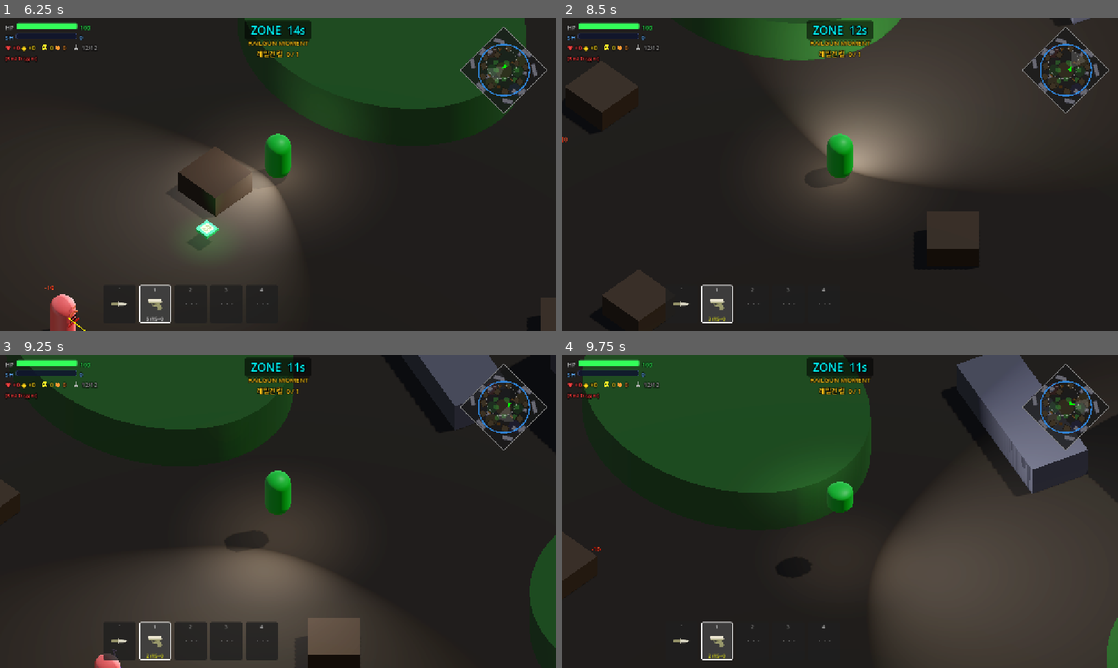
Above: before the commit, frames 1-4 (two rows, left to right).
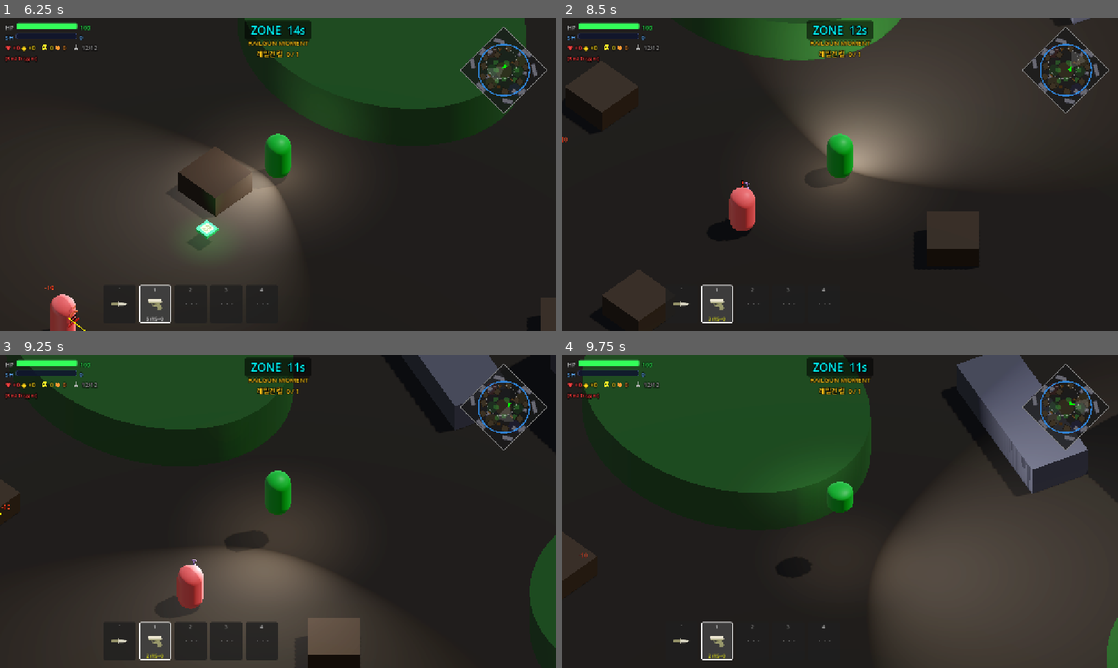
Above: after the commit, the same moments.

Repository: Kyulhee/battle-capsule
Game: Godot game, scene res://src/Main.tscn
Two runs of this game, one before a commit and one after it. Both use one fixed random seed, a clock stepped at 60 frames per second and the inputs below.
Inputs (mouse positions are in pixels of both pictures, inside the frame that each line leads up to):
- Up to frame 1 (6.25 s): click "START MATCH" at 0.5 s; click "START MATCH" at 1.25 s; click "쉬움" at 2 s; click "보통" at 2.75 s; click "어려움" at 3.5 s; click "지옥" at 4.25 s; click "RECORDS" at 5 s; click "선택" at 5.75 s
- Up to frame 2 (8.5 s): tap Enter at 6.5 s; move the mouse to (962, 158) at 6.52 s; hold D (ui_right) 6.53-7.28 s; tap Q (heal) at 6.6, 7.55, 8.1 s; click (962, 158) at 6.67 s; tap Space at 6.77, 7.52 s; move the mouse to (728, 190) at 7.27 s; hold S (ui_down) 7.28-8.03 s; click (728, 190) at 7.35 s; move the mouse to (895, 105) at 8.02 s; hold D (ui_right) from 8.03 s (still down)
- Up to frame 3 (9.25 s): move the mouse to (250, 574) at 8.77 s; release D (ui_right) at 8.78 s; hold W (ui_up) from 8.78 s (still down); tap F (interact) at 8.85 s; click (250, 574) at 8.92 s; tap Space at 9.02 s; tap Q (heal) at 9.05 s
- Up to frame 4 (9.75 s): move the mouse to (1006, 558) at 9.52 s; release W (ui_up) at 9.53 s; hold A (ui_left) from 9.53 s (still down); tap C at 9.6 s

Frame 1 is identical in both runs. In frame 2, 0.6% of the frame differs, in the area x 30-35%, y 51-68%; in frame 3, 0.8%, in the area x 0-37%, y 47-100%; in frame 4, less than 0.1%.

Commit message:
refactor: extract pressure condition evaluator

Diff:
--- a/src/systems/mission/MissionTracker.gd
+++ b/src/systems/mission/MissionTracker.gd
@@ -4,6 +4,7 @@
 const MissionCatalogScript = preload("res://src/systems/mission/MissionCatalog.gd")
 const MissionEvaluatorScript = preload("res://src/systems/mission/MissionEvaluator.gd")
 const MissionHudFormatterScript = preload("res://src/systems/mission/MissionHudFormatter.gd")
+const PressureConditionEvaluatorScript = preload("res://src/systems/mission/PressureConditionEvaluator.gd")
 const ACHIEVEMENTS_PATH = "user://achievements.json"
 
 # ── 보너스 미션 (기존 유지) ─────────────────────────────────────────────────
@@ -55,22 +56,7 @@
 
 # ── 압박 미션 필터링 ────────────────────────────────────────────────────────
 static func filter_feasible(pool: Array, zone_stage: int, bot_alive: int) -> Array:
-	return pool.filter(func(d): return _is_descriptor_feasible(d, zone_stage, bot_alive))
-
-static func _is_descriptor_feasible(descriptor: Dictionary, zone_stage: int, bot_alive: int) -> bool:
-	for cond in descriptor.get("conditions", []):
-		var target: int = int(cond.get("target", 1))
-		match int(cond["type"]):
-			PressureCondition.KILL, \
-			PressureCondition.KILL_MELEE, \
-			PressureCondition.KILL_WHILE_ZONE_OUTSIDE, \
-			PressureCondition.KILL_LOW_HP:
-				if bot_alive < target: return false
-			PressureCondition.SURVIVE_DETECTED_SEC:
-				if bot_alive < 2: return false
-			PressureCondition.ZONE_OUTSIDE_SEC:
-				if zone_stage >= 3 and target >= 10: return false
-	return true
+	return PressureConditionEvaluatorScript.filter_feasible(pool, zone_stage, bot_alive, _pressure_condition_ids())
 
 # ── 압박 미션 상태 ─────────────────────────────────────────────────────────
 var pressure_active: bool = false
@@ -149,35 +135,11 @@
 	return ""
 
 func _evaluate_pressure_conditions() -> bool:
-	for cond in _active_pressure.get("conditions", []):
-		if not _eval_single_condition(cond):
-			return false
-	return true
-
-func _eval_single_condition(cond: Dictionary) -> bool:
-	var target: int = int(cond.get("target", 1))
-	var modifier: String = cond.get("modifier", "")
-	match int(cond["type"]):
-		PressureCondition.KILL:
-			match modifier:
-				"undetected":        return _p_kills_undetected >= target
-				"heavily_detected":  return _p_kills_heavily_detected >= target
-				_:                   return _p_kills_total >= target
-		PressureCondition.NO_DAMAGE:
-			return _p_damage_taken == 0.0
-		PressureCondition.NO_HEAL:
-			return not _p_heals_violated
-		PressureCondition.ZONE_OUTSIDE_SEC:
-			return _p_outside_zone_sec >= float(target)
-		PressureCondition.KILL_MELEE:
-			return _p_kills_melee >= target
-		PressureCondition.SURVIVE_DETECTED_SEC:
-			return _p_detected_sec >= float(target)
-		PressureCondition.KILL_WHILE_ZONE_OUTSIDE:
-			return _p_kills_outside_zone >= target
-		PressureCondition.KILL_LOW_HP:
-			return _p_kills_low_hp >= target
-	return false
+	return PressureConditionEvaluatorScript.evaluate_conditions(
+		_active_pressure,
+		_pressure_counter_snapshot(),
+		_pressure_condition_ids()
+	)
 
 # ── 압박 미션 훅 ──────────────────────────────────────────────────────────
 func on_pressure_kill(weapon: String, undetected: bool, outside_zone: bool, player_hp_ratio: float, num_detecting: int):
--- /dev/null
+++ b/src/systems/mission/PressureConditionEvaluator.gd
@@ -0,0 +1,61 @@
+extends RefCounted
+class_name PressureConditionEvaluator
+
+
+static func filter_feasible(pool: Array, zone_stage: int, bot_alive: int, condition: Dictionary) -> Array:
+	return pool.filter(func(d): return is_descriptor_feasible(d, zone_stage, bot_alive, condition))
+
+
+static func is_descriptor_feasible(descriptor: Dictionary, zone_stage: int, bot_alive: int, condition: Dictionary) -> bool:
+	for cond in descriptor.get("conditions", []):
+		var target = int(cond.get("target", 1))
+		var type_id = int(cond["type"])
+		if type_id == int(condition["KILL"]) \
+			or type_id == int(condition["KILL_MELEE"]) \
+			or type_id == int(condition["KILL_WHILE_ZONE_OUTSIDE"]) \
+			or type_id == int(condition["KILL_LOW_HP"]):
+			if bot_alive < target:
+				return false
+		elif type_id == int(condition["SURVIVE_DETECTED_SEC"]):
+			if bot_alive < 2:
+				return false
+		elif type_id == int(condition["ZONE_OUTSIDE_SEC"]):
+			if zone_stage >= 3 and target >= 10:
+				return false
+	return true
+
+
+static func evaluate_conditions(descriptor: Dictionary, counters: Dictionary, condition: Dictionary) -> bool:
+	for cond in descriptor.get("conditions", []):
+		if not eval_single_condition(cond, counters, condition):
+			return false
+	return true
+
+
+static func eval_single_condition(cond: Dictionary, counters: Dictionary, condition: Dictionary) -> bool:
+	var target = int(cond.get("target", 1))
+	var modifier = str(cond.get("modifier", ""))
+	var type_id = int(cond["type"])
+	if type_id == int(condition["KILL"]):
+		match modifier:
+			"undetected":
+				return int(counters.get("kills_undetected", 0)) >= target
+			"heavily_detected":
+				return int(counters.get("kills_heavily_detected", 0)) >= target
+			_:
+				return int(counters.get("kills_total", 0)) >= target
+	elif type_id == int(condition["NO_DAMAGE"]):
+		return float(counters.get("damage_taken", 0.0)) == 0.0
+	elif type_id == int(condition["NO_HEAL"]):
+		return not bool(counters.get("heals_violated", false))
+	elif type_id == int(condition["ZONE_OUTSIDE_SEC"]):
+		return float(counters.get("outside_zone_sec", 0.0)) >= float(target)
+	elif type_id == int(condition["KILL_MELEE"]):
+		return int(counters.get("kills_melee", 0)) >= target
+	elif type_id == int(condition["SURVIVE_DETECTED_SEC"]):
+		return float(counters.get("detected_sec", 0.0)) >= float(target)
+	elif type_id == int(condition["KILL_WHILE_ZONE_OUTSIDE"]):
+		return int(counters.get("kills_outside_zone", 0)) >= target
+	elif type_id == int(condition["KILL_LOW_HP"]):
+		return int(counters.get("kills_low_hp", 0)) >= target
+	return false
Not shown, changed: docs/ARCHITECTURE.md
Not shown, changed: docs/DEVLOG.md
Not shown, changed: docs/IMPACT_MAP.md
Not shown, changed: docs/MASTERPLAN.md
Not shown, changed: docs/devlog/v1.11.md
